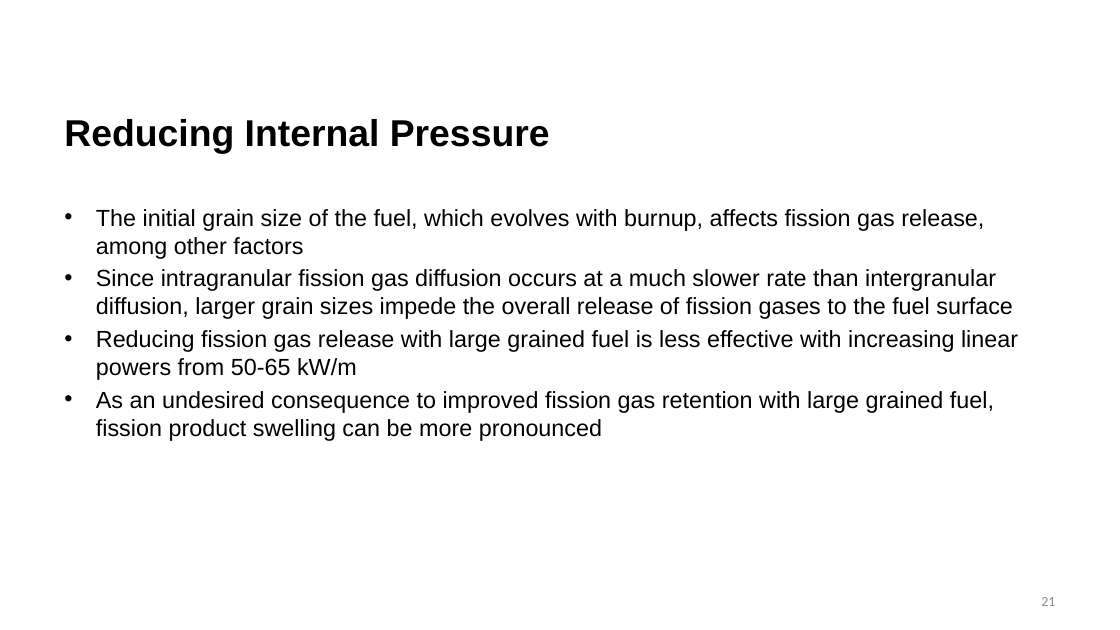
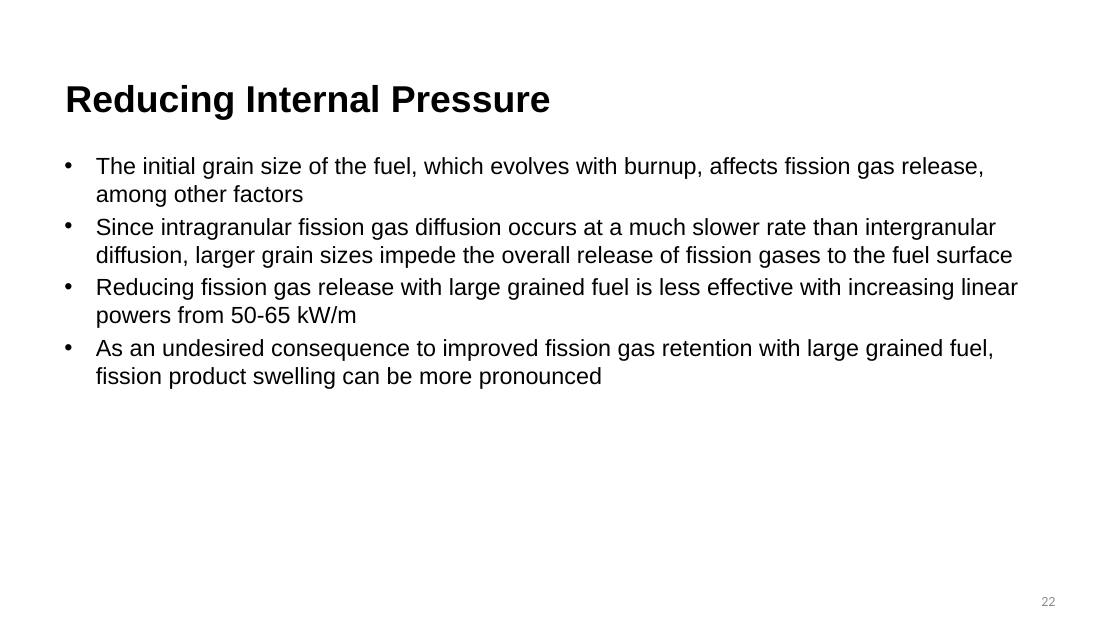
Before and after one commit to benbeeler/TEACHING, a slide deck: slide 22 of Nuclear_Fuel_Performance/NE533_Spring2026/Module3/Lec15_Zrcreep_PCI.pptx (slide 21 before the commit). Drawn at 1120x630 pixels with LibreOffice and Linux fonts; fonts in the diff are those of the drawing; background and template pictures are left out. Boxes give left, top, right and bottom in pixels: in the first picture for what was removed or moved away, otherwise in the second. Text is boxed around its words. In the diff, an @@ line names an element or a change of style, - is before the commit and + after.

```diff
--- a/Nuclear_Fuel_Performance/NE533_Spring2026/Module3/Lec15_Zrcreep_PCI.pptx
+++ b/Nuclear_Fuel_Performance/NE533_Spring2026/Module3/Lec15_Zrcreep_PCI.pptx
@@ title "Reducing Internal Pressure": place and size @@
-title "Reducing Internal Pressure" at box(64, 119, 550, 154)
+title "Reducing Internal Pressure" at box(65, 85, 551, 120)
@@ text "The initial grain size of ...": place and size @@
-text "The initial grain size of ..." at box(96, 209, 1018, 441)
+text "The initial grain size of ..." at box(96, 157, 1018, 389)
@@ page number at box(1041, 597, 1055, 606): text changed @@
-21
+22
```
Also in this commit, not shown: 13 other slides changed, 1 slide added, 9 slides removed, 5 other files.
